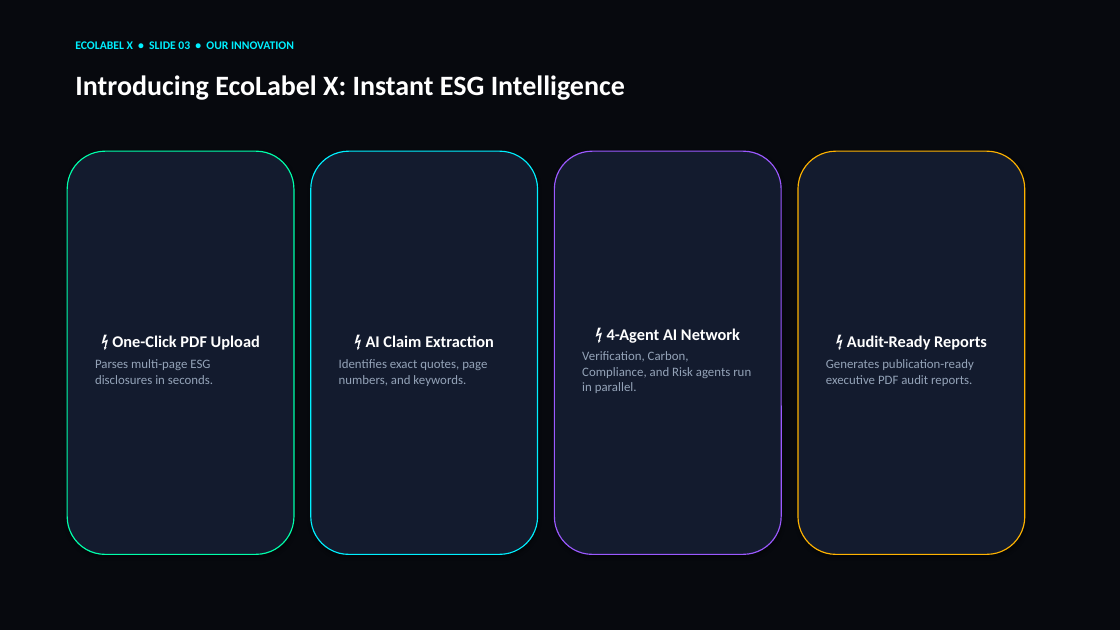
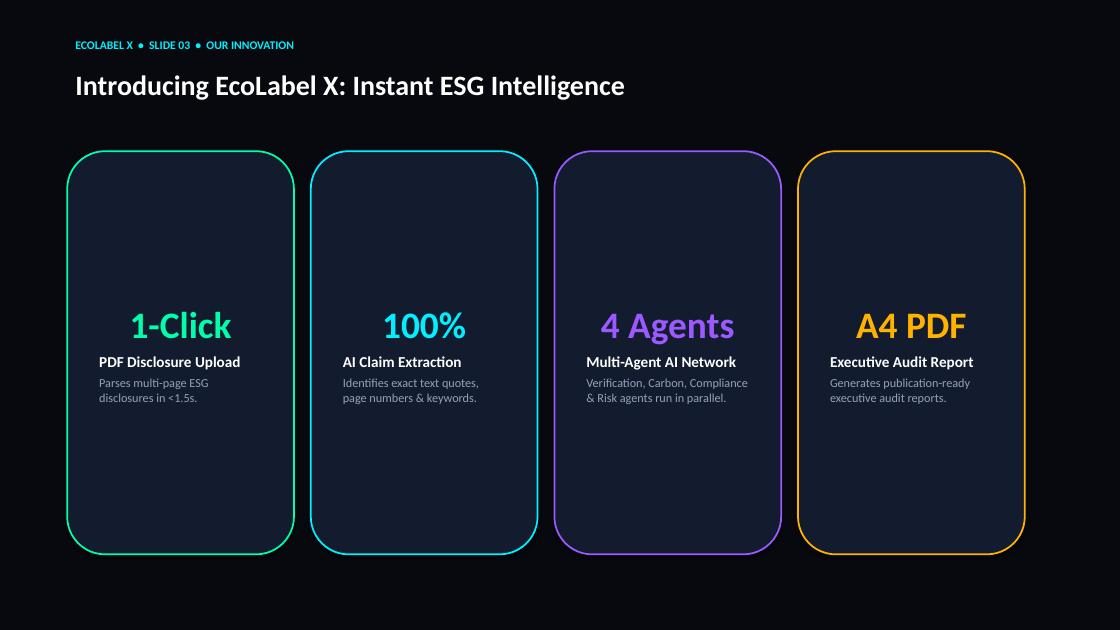
Before and after one commit to mohamedidhris777/eco-label, a slide deck: slide 3 of EcoLabel_X_Hackathon_Presentation.pptx. Drawn at 1120x630 pixels with LibreOffice and Linux fonts; fonts in the diff are those of the drawing. Boxes give left, top, right and bottom in pixels: in the first picture for what was removed or moved away, otherwise in the second. Text is boxed around its words. In the diff, an @@ line names an element or a change of style, - is before the commit and + after.

```diff
--- a/EcoLabel_X_Hackathon_Presentation.pptx
+++ b/EcoLabel_X_Hackathon_Presentation.pptx
@@ rounded rectangle "1-Click" at [67, 151, 294, 555]: outline #00FFAA 1 pt to #00FFAA 1.5 pt @@
@@ rounded rectangle "100%" at [311, 151, 538, 555]: outline #00F0FF 1 pt to #00F0FF 1.5 pt @@
@@ rounded rectangle "4 Agents" at [555, 151, 781, 555]: outline #9B59FF 1 pt to #9B59FF 1.5 pt @@
@@ rounded rectangle "A4 PDF" at [798, 151, 1025, 555]: outline #FFB300 1 pt to #FFB300 1.5 pt @@
@@ text in rounded rectangle at [99, 311, 240, 402]: text changed; size 11 to 10.5 pt @@
-⚡ One-Click PDF Upload
-Parses multi-page ESG disclosures in seconds.
+1-Click
+PDF Disclosure Upload
+Parses multi-page ESG disclosures in <1.5s.
@@ text in rounded rectangle at [343, 312, 479, 404]: text changed; size 11 to 10.5 pt @@
-⚡ AI Claim Extraction
-Identifies exact quotes, page numbers, and keywords.
+100%
+AI Claim Extraction
+Identifies exact text quotes, page numbers & keywords.
@@ text in rounded rectangle at [586, 313, 748, 404]: text changed; size 11 to 10.5 pt @@
-⚡ 4-Agent AI Network
-Verification, Carbon, Compliance, and Risk agents run in parallel.
+4 Agents
+Multi-Agent AI Network
+Verification, Carbon, Compliance & Risk agents run in parallel.
@@ text in rounded rectangle at [830, 313, 974, 404]: text changed; size 11 to 10.5 pt @@
-⚡ Audit-Ready Reports
-Generates publication-ready executive PDF audit reports.
+A4 PDF
+Executive Audit Report
+Generates publication-ready executive audit reports.
```
Also in this commit, not shown: 24 other slides changed, 2 other files.
